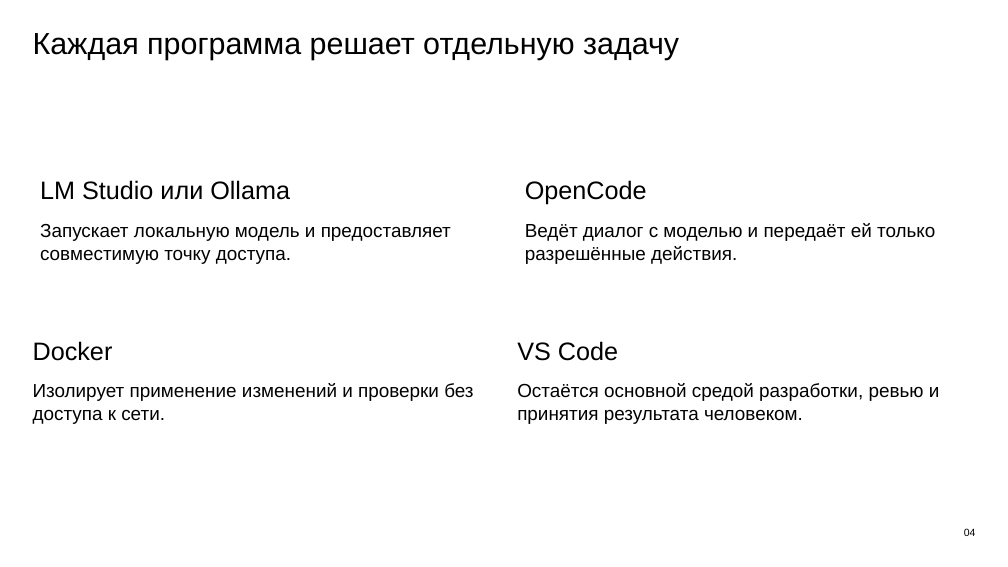
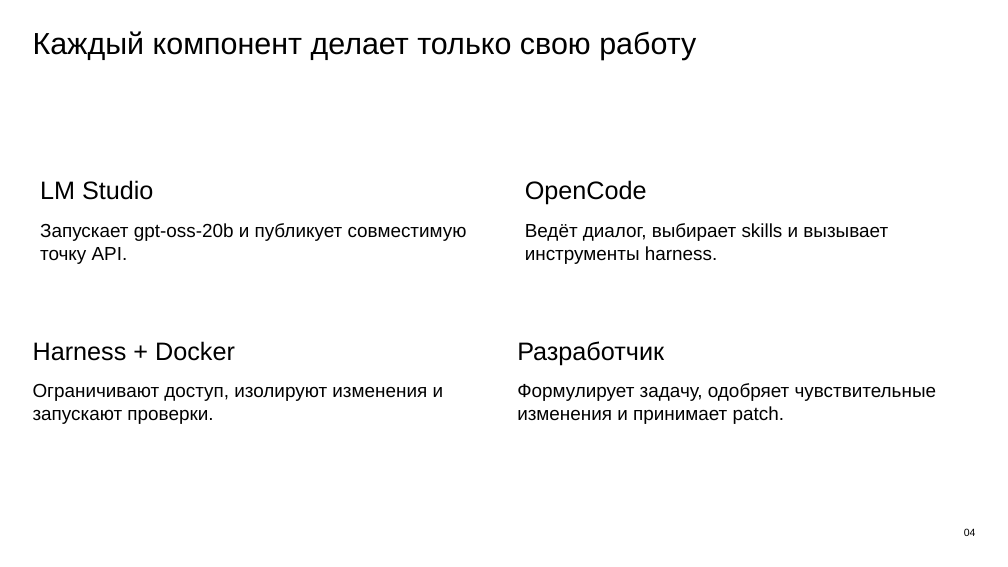
Before and after one commit to Vlodzimej/iona, a slide deck: slide 4 of docs/presentation/ionic-llm-harness-overview.pptx. Drawn at 1008x567 pixels with LibreOffice and Linux fonts; fonts in the diff are those of the drawing. Boxes give left, top, right and bottom in pixels: in the first picture for what was removed or moved away, otherwise in the second. Text is boxed around its words. In the diff, an @@ line names an element or a change of style, - is before the commit and + after.

Commit message:
feat(harness): harden local model visual workflows

```diff
--- a/docs/presentation/ionic-llm-harness-overview.pptx
+++ b/docs/presentation/ionic-llm-harness-overview.pptx
@@ text at (x1=33, y1=31, x2=696, y2=60): text changed @@
-Каждая программа решает отдельную задачу
+Каждый компонент делает только свою работу
@@ text at (x1=40, y1=180, x2=467, y2=264): text changed @@
-LM Studio или Ollama
-Запускает локальную модель и предоставляет совместимую точку доступа.
+LM Studio
+Запускает gpt-oss-20b и публикует совместимую точку API.
@@ text at (x1=525, y1=223, x2=888, y2=264): text changed @@
-Ведёт диалог с моделью и передаёт ей только разрешённые действия.
+Ведёт диалог, выбирает skills и вызывает инструменты harness.
@@ text at (x1=33, y1=341, x2=444, y2=424): text changed @@
-Docker
-Изолирует применение изменений и проверки без доступа к сети.
+Harness + Docker
+Ограничивают доступ, изолируют изменения и запускают проверки.
@@ text at (x1=517, y1=341, x2=936, y2=424): text changed @@
-VS Code
-Остаётся основной средой разработки, ревью и принятия результата человеком.
+Разработчик
+Формулирует задачу, одобряет чувствительные изменения и принимает patch.
```
Also in this commit, not shown: 9 other slides changed, 5 slides added, 5 slides removed, 36 other files.
